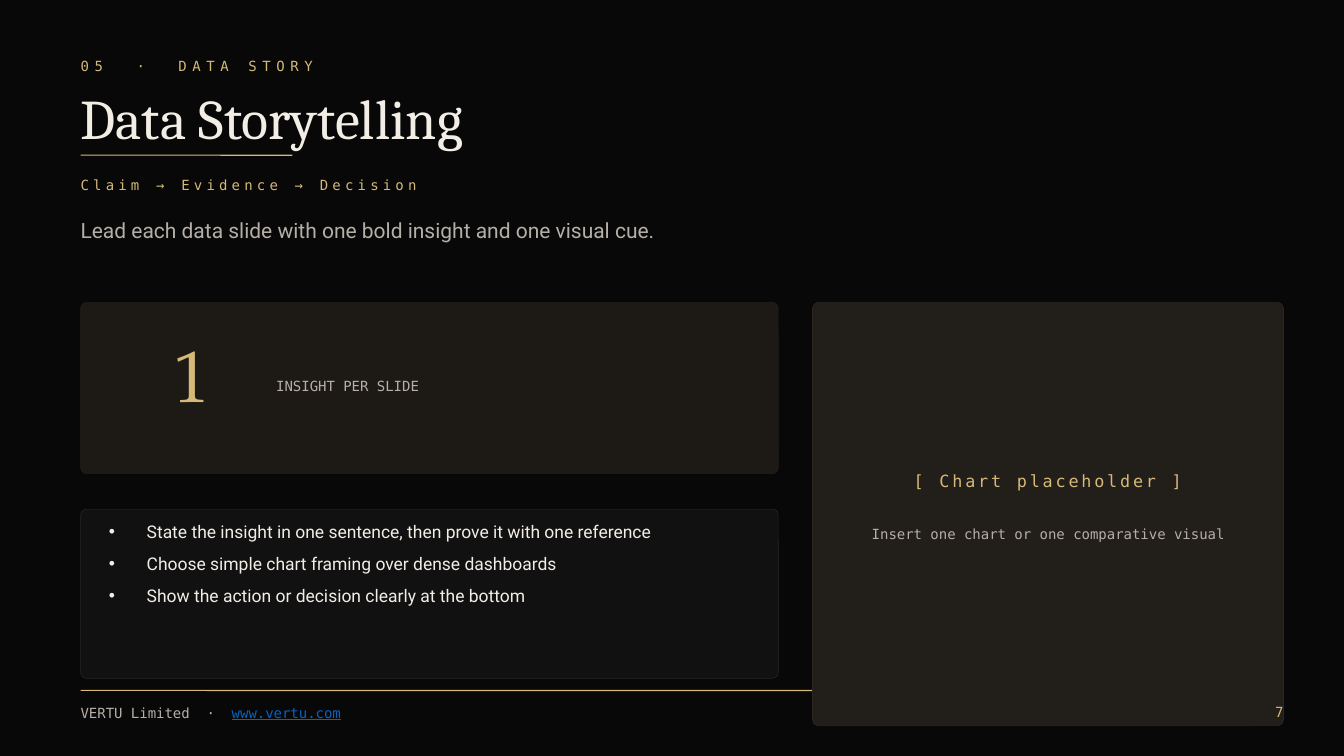
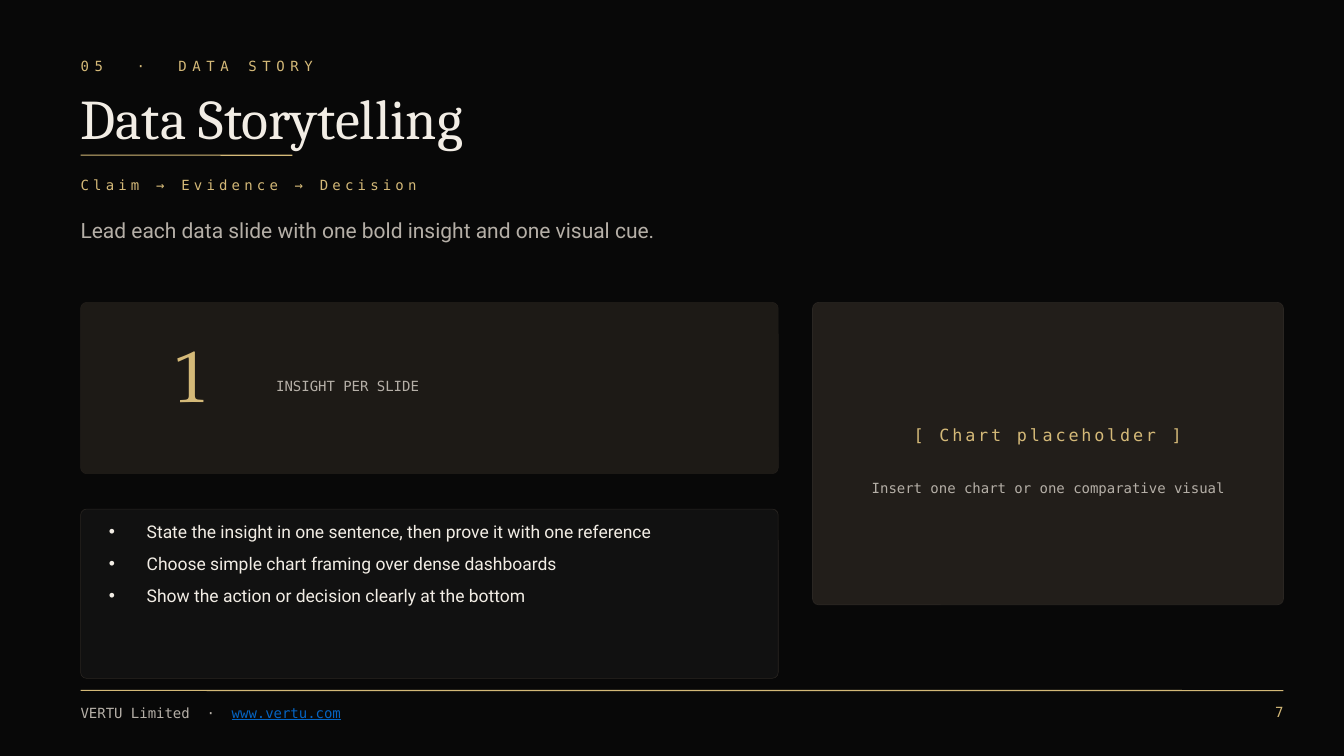
Before and after one commit to d4551/vertu-brand, a slide deck: slide 7 of VERTU-Template.pptx. Drawn at 1344x756 pixels with LibreOffice and Linux fonts; fonts in the diff are those of the drawing; background and template pictures are left out. Boxes give left, top, right and bottom in pixels: in the first picture for what was removed or moved away, otherwise in the second. Text is boxed around its words. In the diff, an @@ line names an element or a change of style, - is before the commit and + after.

```diff
--- a/VERTU-Template.pptx
+++ b/VERTU-Template.pptx
@@ rounded rectangle: place and size @@
-rounded rectangle at box(813, 302, 1284, 726)
+rounded rectangle at box(813, 302, 1284, 605)
@@ rounded rectangle at box(813, 302, 1284, 605): proportions changed @@
@@ text "[ Chart placeholder ]": place and size @@
-text "[ Chart placeholder ]" at box(939, 474, 1156, 491)
+text "[ Chart placeholder ]" at box(939, 428, 1156, 445)
@@ text "Insert one chart or one ...": place and size @@
-text "Insert one chart or one ..." at box(872, 528, 1224, 542)
+text "Insert one chart or one ..." at box(872, 482, 1224, 496)
```
Also in this commit, not shown: 2 other slides changed, 48 other files.
